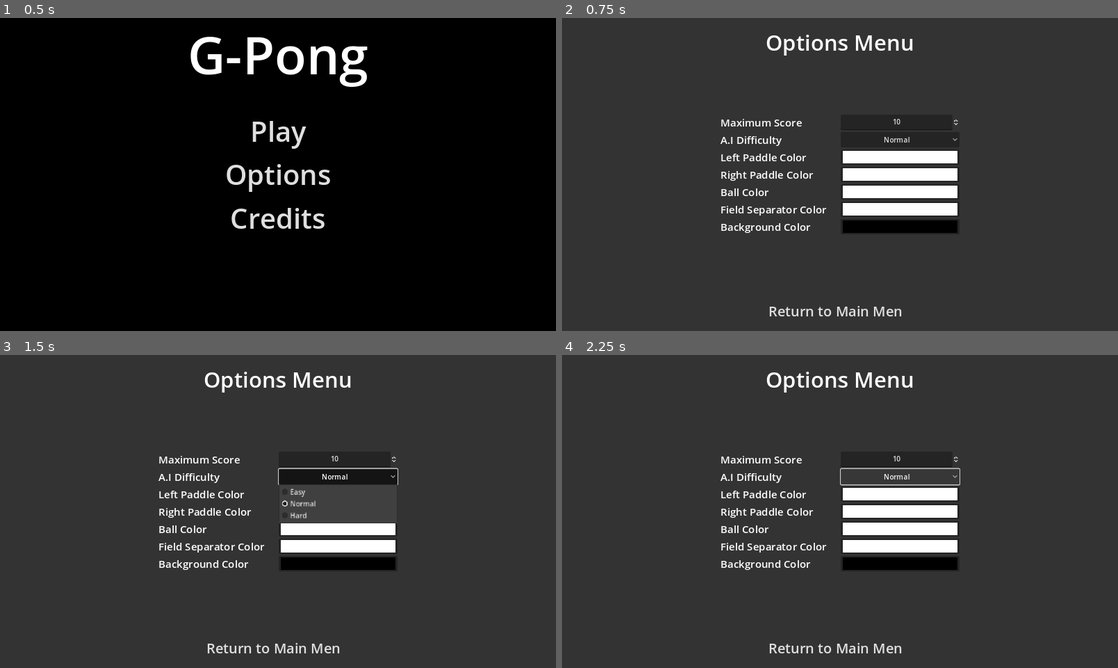
Above: before the commit, frames 1-4 (two rows, left to right).
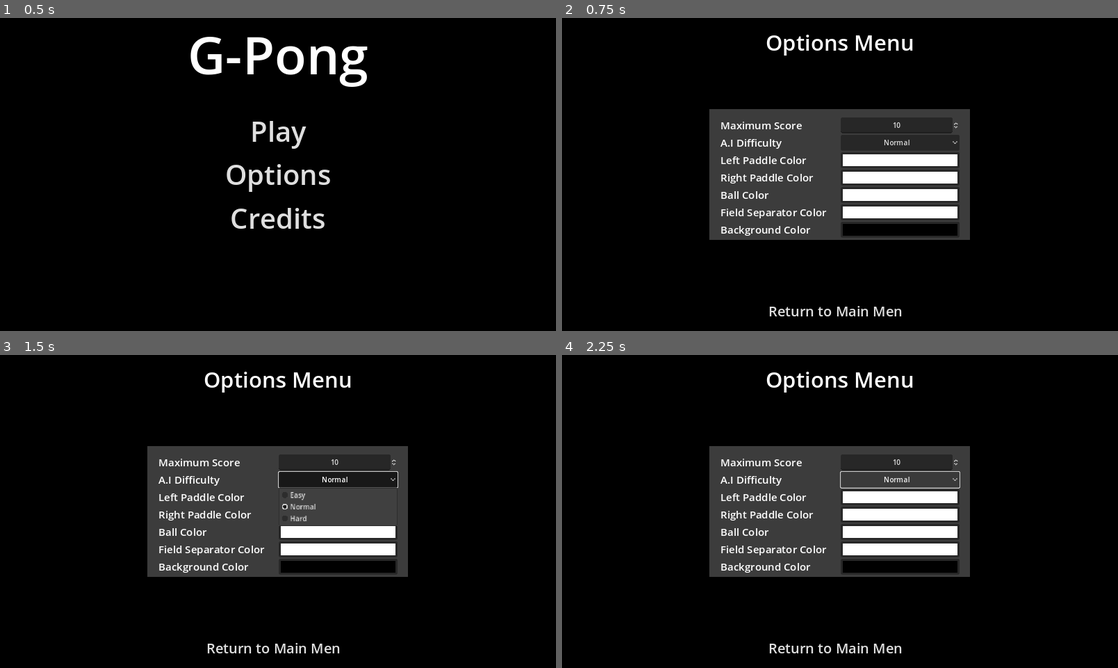
Above: after the commit, the same moments.

Repository: SimoneStarace/G-Pong
Game: Godot game, scene res://scenes/ui/menus/start_menu.tscn
Same seed, same stepped clock (60 frames per second), same inputs: the game is played once before the commit and once after it.
Inputs:
- Up to frame 1 (0.5 s): no input
- Up to frame 2 (0.75 s): click "Options" at 0.5 s
- Up to frame 3 (1.5 s): click "Normal" at 1.25 s
- Up to frame 4 (2.25 s): click "Normal" at 2 s

Frame 1 is identical in both runs. In frame 2, 83% of the frame differs, in the area x 0-100%, y 0-100%; in frame 3, 83%; in frame 4, 84%.

Commit message:
Add panel in option menu scene

Diff:
--- a/scenes/ui/menus/option_menu.tscn
+++ b/scenes/ui/menus/option_menu.tscn
@@ -1,7 +1,10 @@
-[gd_scene load_steps=3 format=3 uid="uid://hhq1a7cxu8r6"]
+[gd_scene load_steps=4 format=3 uid="uid://hhq1a7cxu8r6"]
 
 [ext_resource type="Script" path="res://scripts/ui/menus/option_menu.gd" id="1_ceo2h"]
 [ext_resource type="PackedScene" uid="uid://b1yqpo8uosw1n" path="res://scenes/ui/buttons/menu_button.tscn" id="2_e0v8w"]
+
+[sub_resource type="StyleBoxFlat" id="StyleBoxFlat_dk76s"]
+bg_color = Color(1, 1, 1, 0.235294)
 
 [node name="OptionMenu" type="Control"]
 layout_mode = 3
@@ -19,7 +22,7 @@
 anchor_bottom = 1.0
 grow_horizontal = 2
 grow_vertical = 2
-color = Color(0.2, 0.2, 0.2, 1)
+color = Color(0, 0, 0, 1)
 
 [node name="MarginContainer" type="MarginContainer" parent="."]
 layout_mode = 1
@@ -47,25 +50,35 @@
 text = "Return to Main Menu"
 _menu_name = "start_menu"
 
-[node name="Options" type="VBoxContainer" parent="MarginContainer"]
-custom_minimum_size = Vector2(550, 0)
+[node name="Panel" type="Panel" parent="MarginContainer"]
+custom_minimum_size = Vector2(600, 300)
 layout_mode = 2
+size_flags_horizontal = 4
+size_flags_vertical = 4
+theme_override_styles/panel = SubResource("StyleBoxFlat_dk76s")
+
+[node name="Options" type="VBoxContainer" parent="MarginContainer/Panel"]
+layout_mode = 2
+offset_left = 25.0
+offset_top = 19.0
+offset_right = 575.0
+offset_bottom = 281.0
 size_flags_horizontal = 4
 size_flags_vertical = 4
 alignment = 1
 
-[node name="ScoreOption" type="HBoxContainer" parent="MarginContainer/Options"]
+[node name="ScoreOption" type="HBoxContainer" parent="MarginContainer/Panel/Options"]
 layout_mode = 2
 alignment = 1
 
-[node name="Label" type="Label" parent="MarginContainer/Options/ScoreOption"]
+[node name="Label" type="Label" parent="MarginContainer/Panel/Options/ScoreOption"]
 layout_mode = 2
 size_flags_horizontal = 3
 theme_override_font_sizes/font_size = 24
 text = "Maximum Score"
 vertical_alignment = 1
 
-[node name="SpinBox" type="SpinBox" parent="MarginContainer/Options/ScoreOption"]
+[node name="SpinBox" type="SpinBox" parent="MarginContainer/Panel/Options/ScoreOption"]
 custom_minimum_size = Vector2(200, 0)
 layout_mode = 2
 size_flags_horizontal = 3
@@ -74,18 +87,18 @@
 rounded = true
 alignment = 1
 
-[node name="DifficultyOption" type="HBoxContainer" parent="MarginContainer/Options"]
+[node name="DifficultyOption" type="HBoxContainer" parent="MarginContainer/Panel/Options"]
 layout_mode = 2
 alignment = 1
 
-[node name="Label" type="Label" parent="MarginContainer/Options/DifficultyOption"]
+[node name="Label" type="Label" parent="MarginContainer/Panel/Options/DifficultyOption"]
 layout_mode = 2
 size_flags_horizontal = 3
 theme_override_font_sizes/font_size = 24
 text = "A.I Difficulty"
 vertical_alignment = 1
 
-[node name="OptionButton" type="OptionButton" parent="MarginContainer/Options/DifficultyOption"]
+[node name="OptionButton" type="OptionButton" parent="MarginContainer/Panel/Options/DifficultyOption"]
 custom_minimum_size = Vector2(200, 0)
 layout_mode = 2
 size_flags_horizontal = 3
@@ -99,82 +112,82 @@
 popup/item_2/text = "Hard"
 popup/item_2/id = 2
 
-[node name="LeftPaddleOption" type="HBoxContainer" parent="MarginContainer/Options"]
+[node name="LeftPaddleOption" type="HBoxContainer" parent="MarginContainer/Panel/Options"]
 layout_mode = 2
 alignment = 1
 
-[node name="Label" type="Label" parent="MarginContainer/Options/LeftPaddleOption"]
+[node name="Label" type="Label" parent="MarginContainer/Panel/Options/LeftPaddleOption"]
 layout_mode = 2
 size_flags_horizontal = 3
 theme_override_font_sizes/font_size = 24
 text = "Left Paddle Color"
 vertical_alignment = 1
 
-[node name="ColorPickerButton" type="ColorPickerButton" parent="MarginContainer/Options/LeftPaddleOption"]
+[node name="ColorPickerButton" type="ColorPickerButton" parent="MarginContainer/Panel/Options/LeftPaddleOption"]
 layout_mode = 2
 size_flags_horizontal = 3
 edit_alpha = false
 
-[node name="RightPaddleOption" type="HBoxContainer" parent="MarginContainer/Options"]
+[node name="RightPaddleOption" type="HBoxContainer" parent="MarginContainer/Panel/Options"]
 layout_mode = 2
 alignment = 1
 
-[node name="Label" type="Label" parent="MarginContainer/Options/RightPaddleOption"]
+[node name="Label" type="Label" parent="MarginContainer/Panel/Options/RightPaddleOption"]
 layout_mode = 2
 size_flags_horizontal = 3
 theme_override_font_sizes/font_size = 24
 text = "Right Paddle Color"
 vertical_alignment = 1
 
-[node name="ColorPickerButton" type="ColorPickerButton" parent="MarginContainer/Options/RightPaddleOption"]
+[node name="ColorPickerButton" type="ColorPickerButton" parent="MarginContainer/Panel/Options/RightPaddleOption"]
 layout_mode = 2
 size_flags_horizontal = 3
 edit_alpha = false
 
-[node name="BallOption" type="HBoxContainer" parent="MarginContainer/Options"]
+[node name="BallOption" type="HBoxContainer" parent="MarginContainer/Panel/Options"]
 layout_mode = 2
 alignment = 1
 
-[node name="Label" type="Label" parent="MarginContainer/Options/BallOption"]
+[node name="Label" type="Label" parent="MarginContainer/Panel/Options/BallOption"]
 layout_mode = 2
 size_flags_horizontal = 3
 theme_override_font_sizes/font_size = 24
 text = "Ball Color"
 vertical_alignment = 1
 
-[node name="ColorPickerButton" type="ColorPickerButton" parent="MarginContainer/Options/BallOption"]
+[node name="ColorPickerButton" type="ColorPickerButton" parent="MarginContainer/Panel/Options/BallOption"]
 layout_mode = 2
 size_flags_horizontal = 3
 edit_alpha = false
 
-[node name="SeparatorOption" type="HBoxContainer" parent="MarginContainer/Options"]
+[node name="SeparatorOption" type="HBoxContainer" parent="MarginContainer/Panel/Options"]
 layout_mode = 2
 alignment = 1
 
-[node name="Label" type="Label" parent="MarginContainer/Options/SeparatorOption"]
+[node name="Label" type="Label" parent="MarginContainer/Panel/Options/SeparatorOption"]
 layout_mode = 2
 size_flags_horizontal = 3
 theme_override_font_sizes/font_size = 24
 text = "Field Separator Color"
 vertical_alignment = 1
 
-[node name="ColorPickerButton" type="ColorPickerButton" parent="MarginContainer/Options/SeparatorOption"]
+[node name="ColorPickerButton" type="ColorPickerButton" parent="MarginContainer/Panel/Options/SeparatorOption"]
 layout_mode = 2
 size_flags_horizontal = 3
 edit_alpha = false
 
-[node name="BackgroundOption" type="HBoxContainer" parent="MarginContainer/Options"]
+[node name="BackgroundOption" type="HBoxContainer" parent="MarginContainer/Panel/Options"]
 layout_mode = 2
 alignment = 1
 
-[node name="Label" type="Label" parent="MarginContainer/Options/BackgroundOption"]
+[node name="Label" type="Label" parent="MarginContainer/Panel/Options/BackgroundOption"]
 layout_mode = 2
 size_flags_horizontal = 3
 theme_override_font_sizes/font_size = 24
 text = "Background Color"
 vertical_alignment = 1
 
-[node name="ColorPickerButton" type="ColorPickerButton" parent="MarginContainer/Options/BackgroundOption"]
+[node name="ColorPickerButton" type="ColorPickerButton" parent="MarginContainer/Panel/Options/BackgroundOption"]
 layout_mode = 2
 size_flags_horizontal = 3
 edit_alpha = false
--- a/scripts/ui/menus/option_menu.gd
+++ b/scripts/ui/menus/option_menu.gd
@@ -1,19 +1,19 @@
 class_name OptionMenu extends Control
 
 ## Reference to the spin box to assing the maximum score.
-@onready var _spin_box_score:SpinBox = $MarginContainer/Options/ScoreOption/SpinBox
+@onready var _spin_box_score:SpinBox = $MarginContainer/Panel/Options/ScoreOption/SpinBox
 ## Reference to the list of difficulties.
-@onready var _difficulty_list:OptionButton = $MarginContainer/Options/DifficultyOption/OptionButton
+@onready var _difficulty_list:OptionButton = $MarginContainer/Panel/Options/DifficultyOption/OptionButton
 ## Reference to the color picker of the left paddle.
-@onready var _left_color_picker:ColorPickerButton = $MarginContainer/Options/LeftPaddleOption/ColorPickerButton
+@onready var _left_color_picker:ColorPickerButton = $MarginContainer/Panel/Options/LeftPaddleOption/ColorPickerButton
 ## Reference to the color picker of the right paddle.
-@onready var _right_color_picker:ColorPickerButton = $MarginContainer/Options/RightPaddleOption/ColorPickerButton
+@onready var _right_color_picker:ColorPickerButton = $MarginContainer/Panel/Options/RightPaddleOption/ColorPickerButton
 ## Reference to the color picker of the ball.
-@onready var _ball_color_picker:ColorPickerButton = $MarginContainer/Options/BallOption/ColorPickerButton
+@onready var _ball_color_picker:ColorPickerButton = $MarginContainer/Panel/Options/BallOption/ColorPickerButton
 ## Reference to the field separator color.
-@onready var _separator_color_picker:ColorPickerButton = $MarginContainer/Options/SeparatorOption/ColorPickerButton
+@onready var _separator_color_picker:ColorPickerButton = $MarginContainer/Panel/Options/SeparatorOption/ColorPickerButton
 ## Reference to the color picker of the background.
-@onready var _background_color_picker:ColorPickerButton = $MarginContainer/Options/BackgroundOption/ColorPickerButton
+@onready var _background_color_picker:ColorPickerButton = $MarginContainer/Panel/Options/BackgroundOption/ColorPickerButton
 
 func _ready():
 	_spin_box_score.value = OptionManager._max_score
